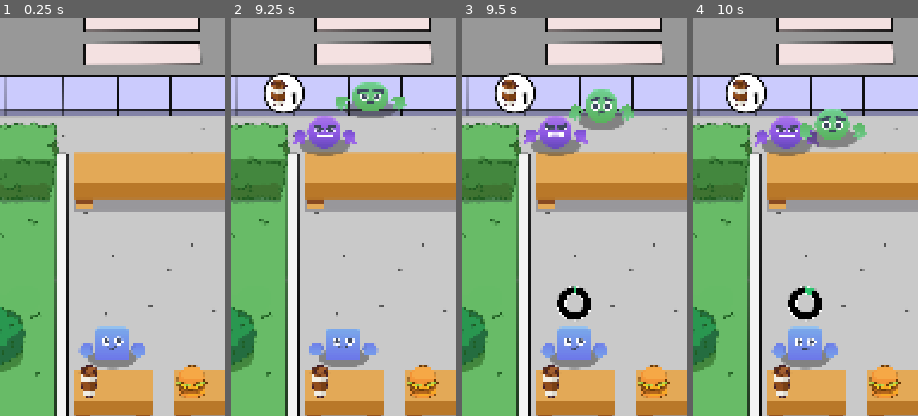
Above: before the commit, frames 1-4 (left to right).
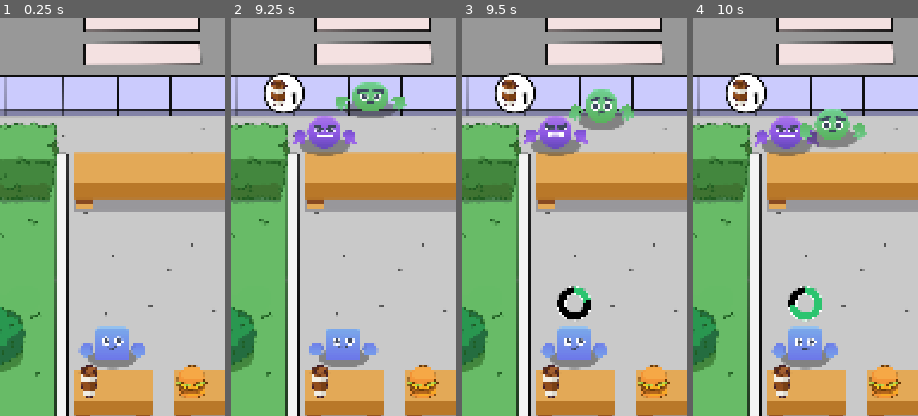
Above: after the commit, the same moments.

Repository: Khubayan/IdleFoodClone
Game: Godot game, scene res://Scenes/Game/game.tscn
Same seed, same stepped clock (60 frames per second), same inputs: the game is played once before the commit and once after it.
Inputs:
- Up to frame 1 (0.25 s): no input
- Up to frame 2 (9.25 s): tap Enter at 2.75 s; tap Space at 3.5 s
- Up to frame 3 (9.5 s): no input
- Up to frame 4 (10 s): no input
The pictures show only the part of the screen within x 14-64%, y 24-74%; the shares and areas given below are measured in that part.

Frames 1-2 are identical in both runs. In frame 3, 0.1% of the frame differs, in the area x 50-58%, y 67-72%; in frame 4, 0.4%, in the area x 43-58%, y 68-77%.

Commit message:
Add Particle Effects

Diff:
--- a/Data/item_burger.tres
+++ b/Data/item_burger.tres
@@ -8,10 +8,10 @@
 id = "Burger"
 type = 1
 sprite = ExtResource("2_xrm33")
-cook_time = 10.0
+cook_time = 1.0
 cook_time_reduce_perc = 0.8
 upgrade_cost = 4.0
 upgrade_multi = 1.4
-profit_cost = 4.0
+profit = 4.0
 profit_multi = 1.2
 max_leve = 75
--- a/Data/item_coffe.tres
+++ b/Data/item_coffe.tres
@@ -8,10 +8,10 @@
 id = "Coffe"
 type = 0
 sprite = ExtResource("2_p3x58")
-cook_time = 8.0
+cook_time = 1.0
 cook_time_reduce_perc = 0.7
 upgrade_cost = 3.0
 upgrade_multi = 1.3
-profit_cost = 4.0
+profit = 4.0
 profit_multi = 1.2
 max_leve = 75
--- /dev/null
+++ b/Scenes/VFX/coin_vfx.tscn
@@ -0,0 +1,20 @@
+[gd_scene load_steps=3 format=3 uid="uid://nap02q2bpi8n"]
+
+[ext_resource type="Texture2D" uid="uid://c0u5tg1276wyi" path="res://Idle Assets/Sprites/UI/coin_gold.png" id="1_y8vtu"]
+
+[sub_resource type="ParticleProcessMaterial" id="ParticleProcessMaterial_s4iba"]
+particle_flag_disable_z = true
+spread = 180.0
+initial_velocity_min = 45.0
+initial_velocity_max = 180.0
+gravity = Vector3(0, 0, 0)
+scale_min = 0.5
+scale_max = 0.9
+
+[node name="CoinVFX" type="GPUParticles2D"]
+emitting = false
+texture = ExtResource("1_y8vtu")
+lifetime = 0.4
+one_shot = true
+speed_scale = 2.0
+process_material = SubResource("ParticleProcessMaterial_s4iba")
--- a/Scripts/Cashier/cashier.gd
+++ b/Scripts/Cashier/cashier.gd
@@ -53,6 +53,7 @@
 	await get_tree().create_timer(1.1).timeout
 	current_customer.receive_order()
 	GameManager.current_coins += item_request.profit
+	GameManager.play_coin_vfx(global_position)
 
 	if not current_customer.current_order_status <= 0:
 		move_to_item_position()
--- a/Scripts/Customer/customer.gd
+++ b/Scripts/Customer/customer.gd
@@ -51,7 +51,7 @@
 func order_completed() -> void:
 	item_box.hide()
 	waiting_order = false
-	var counter_top_pos: float = counter_pos.y - 180
+	var counter_top_pos: float = counter_pos.y - 130
 
 	var tween := create_tween()
 	tween.tween_property(self, "position", Vector2(counter_pos.x, counter_top_pos), 1.0)
--- a/autoloads/game_manager.gd
+++ b/autoloads/game_manager.gd
@@ -5,11 +5,21 @@
 
 const ITEM_BURGER = preload("res://Data/item_burger.tres")
 const ITEM_COFFE = preload("res://Data/item_coffe.tres")
+const COIN_VFX = preload("res://Scenes/VFX/coin_vfx.tscn")
 
 var coffee_counter_pos := Vector2(415, 1250)
 var burger_counter_pos := Vector2(665, 1250)
 
 var current_coins: int = 0
+
+func play_coin_vfx(spawn_pos: Vector2) -> void:
+	var coin_instance: GPUParticles2D = COIN_VFX.instantiate()
+	get_tree().root.add_child(coin_instance)
+	var new_pos: Vector2 = Vector2(spawn_pos.x, spawn_pos.y - 50)
+	coin_instance.global_position = new_pos
+	coin_instance.emitting = true
+	coin_instance.finished.connect(func(): coin_instance.queue_free())
+
 
 func get_random_item() -> Item:
 	var items: Array = [ITEM_BURGER, ITEM_COFFE]
